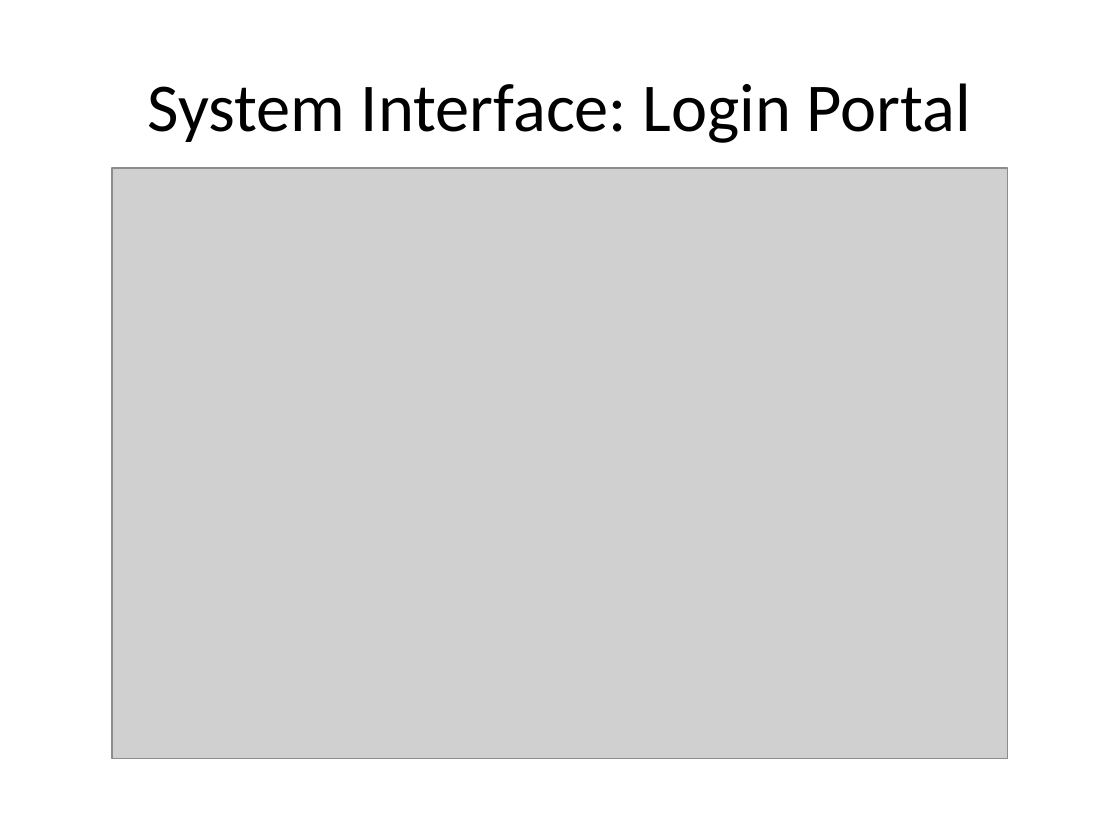
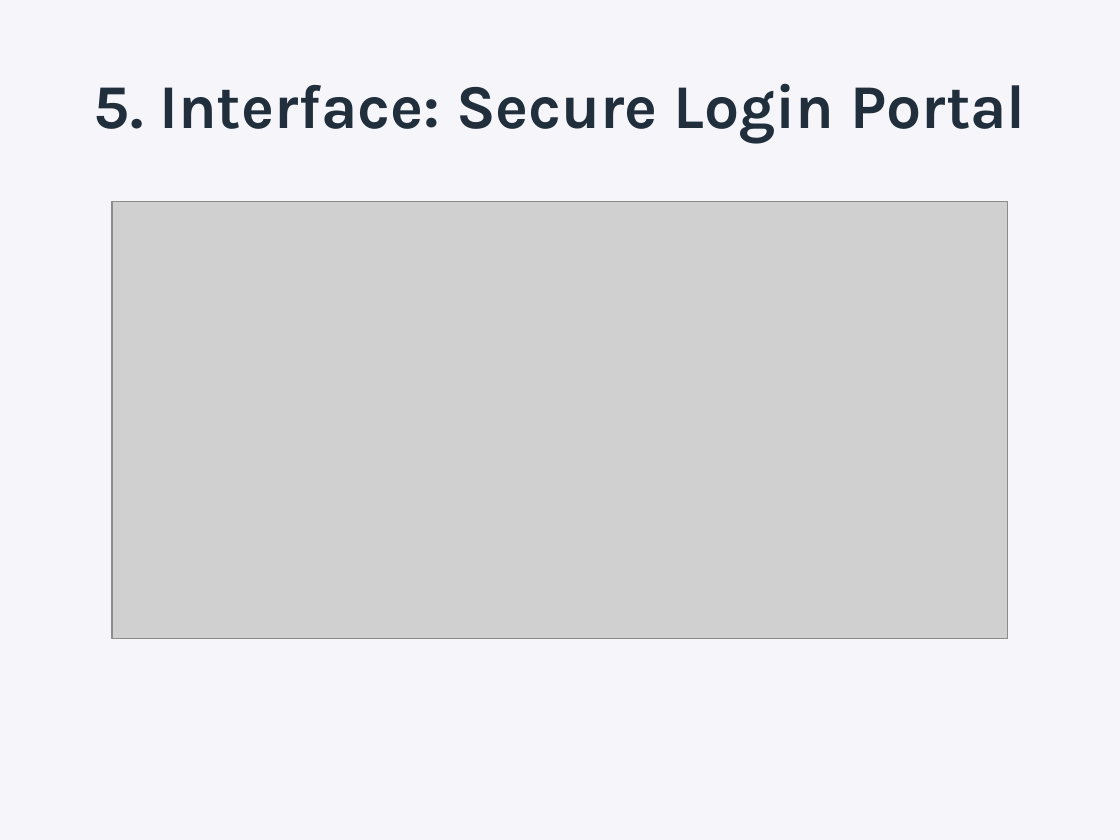
Before and after one commit to Ma-nas/Attandance-Managment-system, a slide deck: slide 6 of Attendance_Management_System_Presentation.pptx (slide 5 before the commit). Drawn at 1120x840 pixels with LibreOffice and Linux fonts; fonts in the diff are those of the drawing; grey boxes stand for pictures. Boxes give left, top, right and bottom in pixels: in the first picture for what was removed or moved away, otherwise in the second. Text is boxed around its words. In the diff, an @@ line names an element or a change of style, - is before the commit and + after.

Commit message:
docs(presentation): update Attendance Management System slide presentation and report assets

```diff
--- a/Attendance_Management_System_Presentation.pptx
+++ b/Attendance_Management_System_Presentation.pptx
@@ background #FFFFFF to #F5F5FA @@
@@ title at (94, 83, 1025, 143): text changed; size 44 to 40 pt; font Calibri to Karla; text colour #000000 to #212F3D; bold on @@
-System Interface: Login Portal
+5. Interface: Secure Login Portal
@@ picture: place and size @@
-picture at (112, 168, 1008, 758)
+picture at (112, 202, 1008, 638)
```
Also in this commit, not shown: 6 other slides changed, 3 slides added, 2 slides removed, 2 other files.
